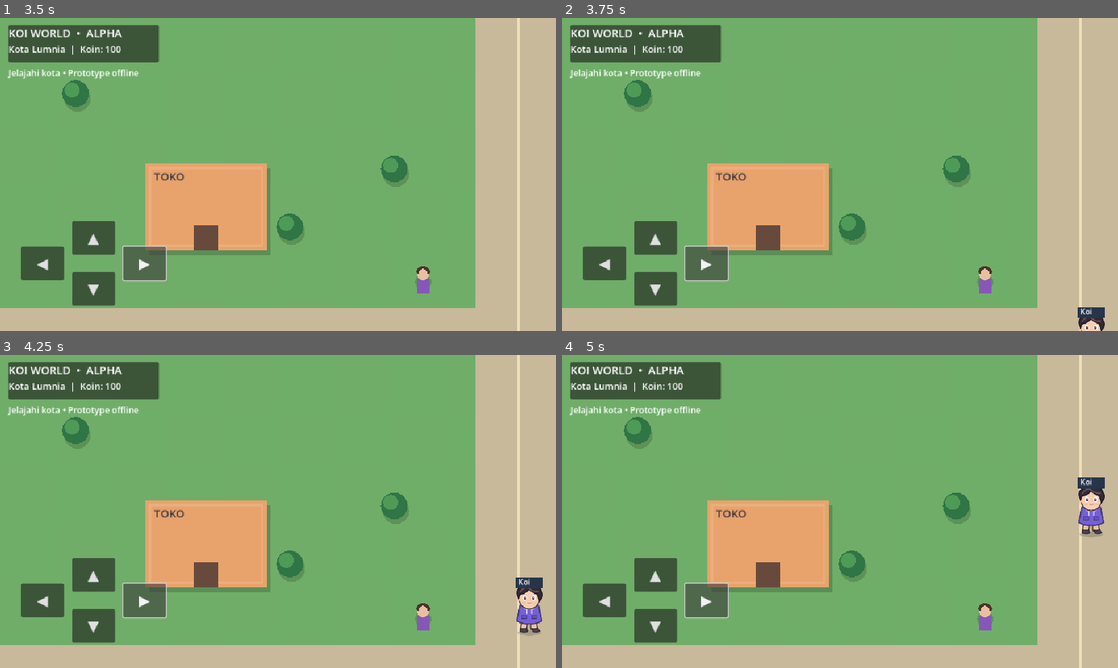
Above: before the commit, frames 1-4 (two rows, left to right).
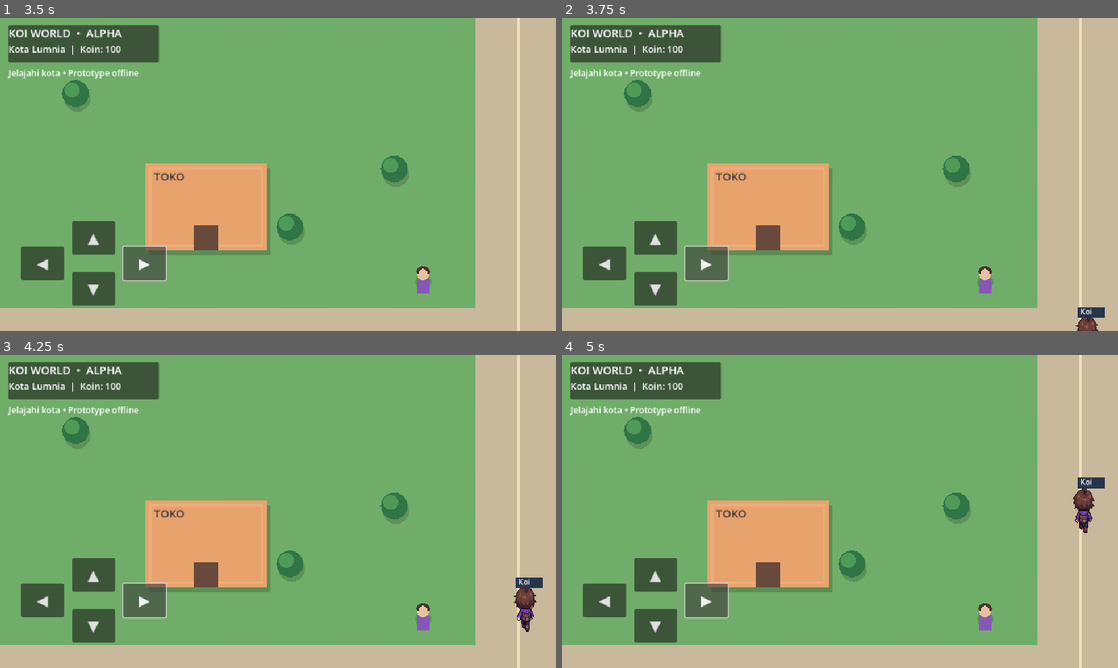
Above: after the commit, the same moments.

Repository: koi-v2/Worldwar
Game: Godot game, scene res://scenes/main.tscn
Two runs of this game, one before a commit and one after it. Both use one fixed random seed, a clock stepped at 60 frames per second and the inputs below.
Inputs:
- Up to frame 1 (3.5 s): click "▲" at 0.5 s; click "▼" at 1.25 s; click "◀" at 2 s; click "▶" at 2.75 s
- Up to frame 2 (3.75 s): tap Enter at 3.5 s; hold Up from 3.53 s (still down)
- Up to frame 3 (4.25 s): keep holding Up
- Up to frame 4 (5 s): keep holding Up

Frame 1 is identical in both runs. In frame 2, 0.2% of the frame differs, in the area x 92-98%, y 95-100%; in frame 3, 0.6%; in frame 4, 0.7%, in the area x 91-98%, y 42-59%.

Commit message:
Animate Koi player from uploaded 4x4 sprite sheet

Diff:
--- a/aoi_native/scripts/main.gd
+++ b/aoi_native/scripts/main.gd
@@ -2,13 +2,17 @@
 
 const WORLD_SIZE := Vector2(1800, 1200)
 const PLAYER_SPEED := 230.0
-const KOI_TEXTURE_PATH := "res://assets/koi_character.svg"
+const KOI_TEXTURE_PATH := "res://assets/file_00000000072882079690a16cbdd8338a.png"
+const SPRITE_COLUMNS := 4
+const SPRITE_ROWS := 4
+const WALK_FPS := 7.0
 
 var player_position := Vector2(900, 600)
 var held_directions: Dictionary = {}
 var status_label: Label
 var koi_texture: Texture2D
 var walk_time := 0.0
+var walk_frame := 0
 var facing := "down"
 
 func _ready() -> void:
@@ -30,6 +34,9 @@
 	if direction != Vector2.ZERO:
 		player_position += direction.normalized() * PLAYER_SPEED * delta
 		walk_time += delta
+		walk_frame = int(walk_time * WALK_FPS) % 4
+	else:
+		walk_frame = 0
 		if absf(direction.x) > absf(direction.y):
 			facing = "right" if direction.x > 0 else "left"
 		else:
@@ -66,8 +73,18 @@
 func _draw_player() -> void:
 	if koi_texture != null:
 		var size := Vector2(76, 96)
+		var sheet_size := Vector2(koi_texture.get_size())
+		var cell := sheet_size / Vector2(SPRITE_COLUMNS, SPRITE_ROWS)
+		var row := 0
+		match facing:
+			"down": row = 0
+			"left": row = 1
+			"right": row = 2
+			"up": row = 3
+		var frame := walk_frame if _is_moving() else 0
+		var source := Rect2(Vector2(frame, row) * cell, cell)
 		var bob := sin(walk_time * 12.0) * 2.0 if _is_moving() else 0.0
-		draw_texture_rect(koi_texture, Rect2(player_position - Vector2(size.x / 2.0, size.y / 2.0) + Vector2(0, bob), size), false)
+		draw_texture_rect_region(koi_texture, Rect2(player_position - Vector2(size.x / 2.0, size.y / 2.0) + Vector2(0, bob), size), source)
 	else:
 		draw_circle(player_position + Vector2(0, 8), 18, Color(0, 0, 0, 0.2))
 		draw_circle(player_position, 16, Color("#f5cda7"))
